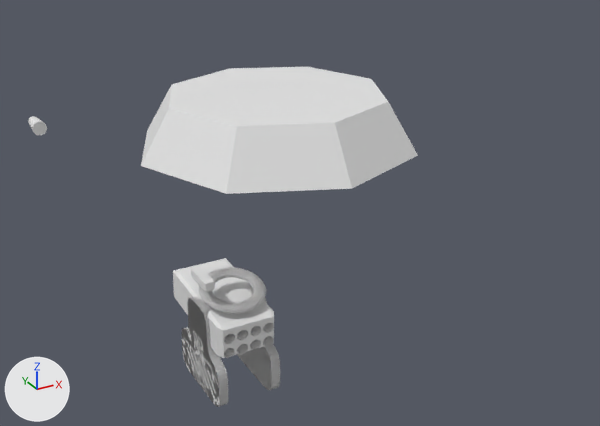
A saved change to the Blender file TubesPraktik/rocketl02.blend.
One viewpoint serves both versions: a 50 mm lens placed at (-3.98, -7.41, 13.71), pointed at (1.16, 1.92, 9.04). Arrows for +X, +Y and +Z are at lower left; the lights stay in place.
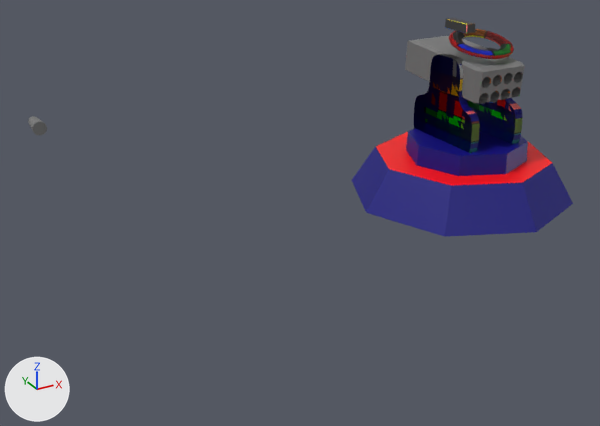
The change, as a list of edits to the scene's bpy script:
```text
Add img_palette_png_001:
    img_palette_png_001 = load_image('Palette.png.001', 'Palette.png', 128, 128, 'sRGB')
Add img_palette_png:
    img_palette_png = load_image('Palette.png', 'Palette.png', 128, 128, 'sRGB')
Add mat_material_005:
    mat_material_005 = principled_material('Material.005')
    mat_material_005.texture = img_palette_png_001
Add mat_material_001:
    mat_material_001 = principled_material('Material.001')
    mat_material_001.texture = img_palette_png
Add mat_material_003:
    mat_material_003 = principled_material('Material.003')
    mat_material_003.texture = img_palette_png
Add mat_material:
    mat_material = principled_material('Material')
    mat_material.texture = img_palette_png
Change me_cylinder:
    where me_cylinder.from_pydata(...)  # 16 vertices, 10 faces; spans x -1.28..1.28, y -1.28..1.28, z -1.0..1.0
    used by ob_cylinder; location = (-0.48, -0.6, 11.35); scale = (1.07, 1.07, 0.245)
    me_cylinder part 1: texture (UV) coordinates of 10 of 10 faces, centred in x -0.97..0.97, y -0.97..0.97, z -1.0..1.0, changed; they spanned u 0.0..1.0, v 0.01..1.0 and now span u 0.04..0.57, v 0.25..0.91
    add me_cylinder.materials.append(mat_material)  # picture img_palette_png
Change me_cylinder_002:
    where me_cylinder_002.from_pydata(...)  # 40 vertices, 22 faces; spans x -1.0..1.0, y -1.0..1.0, z -1.0..1.0
    add me_cylinder_002.materials.append(mat_material_003)  # picture img_palette_png
Change me_cylinder_015:
    where me_cylinder_015.from_pydata(...)  # 9750 vertices, 9361 faces; spans x -2.6..9.5, y -11.9..11.9, z -1.1..1.0
    used by ob_cylinder_013; location = (-0.968, 0.386, 8.781); rotation_euler = (-1.486, 0.0, 0.0), in degrees (-85, 0, 0); scale = (0.0664, 0.0664, 0.745)
    me_cylinder_015 part 2: texture (UV) coordinates of 1480 of 9361 faces, centred in x -2.6..9.5, y -11.6..11.9, z -1.1..0.8, changed; they spanned u 0.0..1.0, v 0.0..1.0 and now span u 0.03..1.01, v 0.0..0.99
    add me_cylinder_015.materials.append(mat_material_001)  # picture img_palette_png
Add me_cylinder_001:
    me_cylinder_001.from_pydata(...)  # an 8-sided cut cone along z (radius 1.28 at the low end, 1.25 at the high end) spanning x -1.28..1.28, y -1.28..1.28, z -1.0..1.0
    me_cylinder_001.materials.append(mat_material_005)  # picture img_palette_png_001
Change ob_cylinder:
    ob_cylinder.location: (-0.48, -0.6, 11.35) -> (2.39, 0.07, 10.03)
Change ob_cylinder_013:
    add ob_cylinder_013.parent = ob_cylinder_002
    add ob_cylinder_013.matrix_parent_inverse = Matrix(((1.75, 0.0, 0.0, -1.151), (0.0, 1.75, 0.0, 1.644), (0.0, 0.0, 7.65, -84.07), (0.0, 0.0, 0.0, 1.0)))
    ob_cylinder_013.location: (-0.968, 0.386, 8.781) -> (0.447, -0.671, 11.81)
Add ob_cylinder_002:
    ob_cylinder_002 = bpy.data.objects.new('Cylinder.002', me_cylinder_001)
    ob_cylinder_002.location = (2.41, 0.02, 10.39)
    ob_cylinder_002.scale = (0.571, 0.571, 0.131)
```

Where the change shows, as pixel boxes [x1, y1, x2, y2] in the pictures (600 x 426 px):
'Cylinder', recoloured, surface changed, moved: before [141, 67, 418, 194]; after [351, 132, 573, 237]
'Cylinder.013', recoloured, surface changed, moved: before [173, 258, 280, 407]; after [405, 18, 525, 153]
'Cylinder.002', added (blue): after [406, 128, 528, 176]
'Cylinder.001', recoloured: [28, 116, 47, 135] in both
